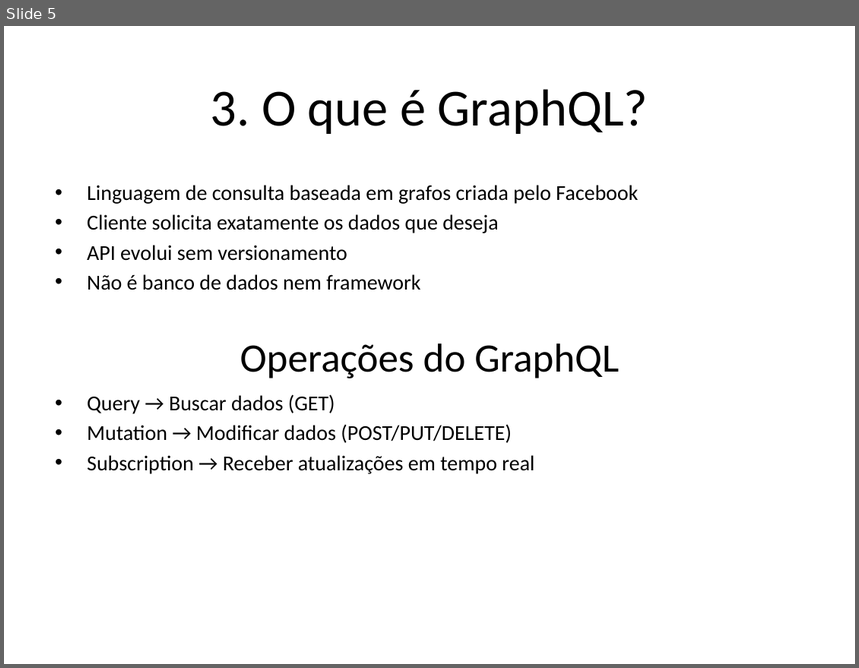
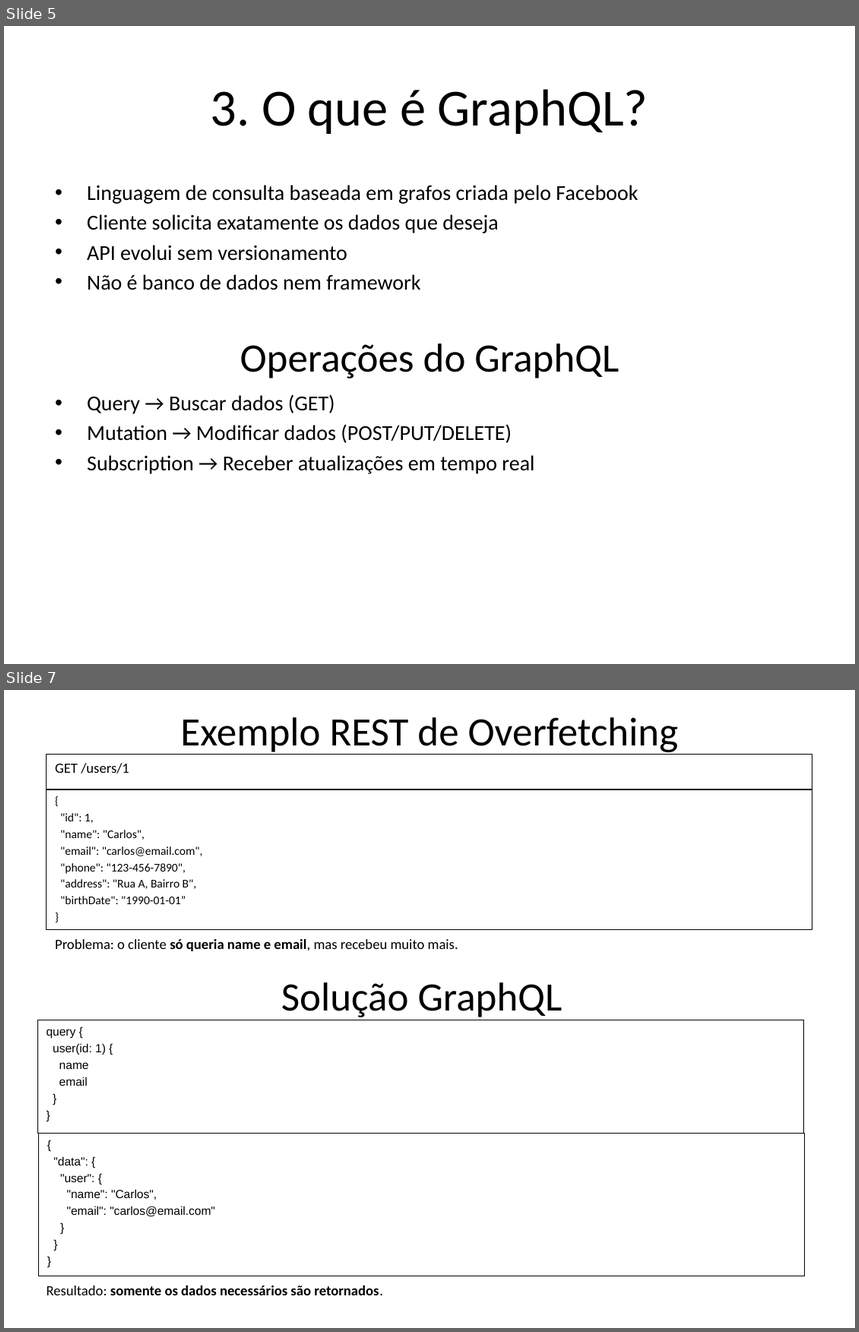
Before and after one commit to pedrobvferreira/graphql, a slide deck: presentation_pt.pptx. Shown one above the other, each under a label of ours: slide 5 before the commit, slides 5 and 7 after it; the slides between them are not shown. The pictures are 859x668 and 859x1332 pixels, drawn with LibreOffice and Linux fonts; fonts in the diff are those of the drawing. Boxes give left, top, right and bottom in pixels: in the first picture for what was removed or moved away, otherwise in the second. Text is boxed around its words. In the diff, an @@ line names an element or a change of style, - is before the commit and + after.

```diff
--- a/presentation_pt.pptx
+++ b/presentation_pt.pptx
@@ slide 7 added at [4,690,855,1328], background #FFFFFF @@
@@ text added at [180,717,679,755], 34.1 pt, text #000000 @@
+Exemplo REST de Overfetching
@@ rectangle added at [47,755,813,790], outline #000000 0.75 pt, 12 pt, text #000000 @@
+GET /users/1
@@ rectangle added at [47,790,813,930], outline #000000 0.75 pt, 10 pt, text #000000 @@
+{
+"id": 1,
+"name": "Carlos",
+"email": "carlos@email.com",
+"phone": "123-456-7890",
+"address": "Rua A, Bairro B",
+"birthDate": "1990-01-01”
+}
@@ text added at [55,939,458,951], 12 pt, text #000000 @@
+Problema: o cliente só queria name e email, mas recebeu muito mais.
@@ text added at [281,983,563,1021], 34.1 pt, text #000000 @@
+Solução GraphQL
@@ rectangle added at [38,1021,804,1134], fill #FFFFFF, outline #000000 0.75 pt, 10 pt, text #000000 @@
+query {
+user(id: 1) {
+name
+email
+}
+}
@@ rectangle added at [39,1134,805,1277], outline #000000 0.75 pt, 10 pt, text #000000 @@
+{
+"data": {
+"user": {
+"name": "Carlos",
+"email": "carlos@email.com"
+}
+}
+}
@@ text added at [47,1286,383,1296], 12 pt, text #000000, bold @@
+Resultado: somente os dados necessários são retornados.
```
Also in this commit, not shown: 6 slides changed, 1 other slide added, 1 other file.
